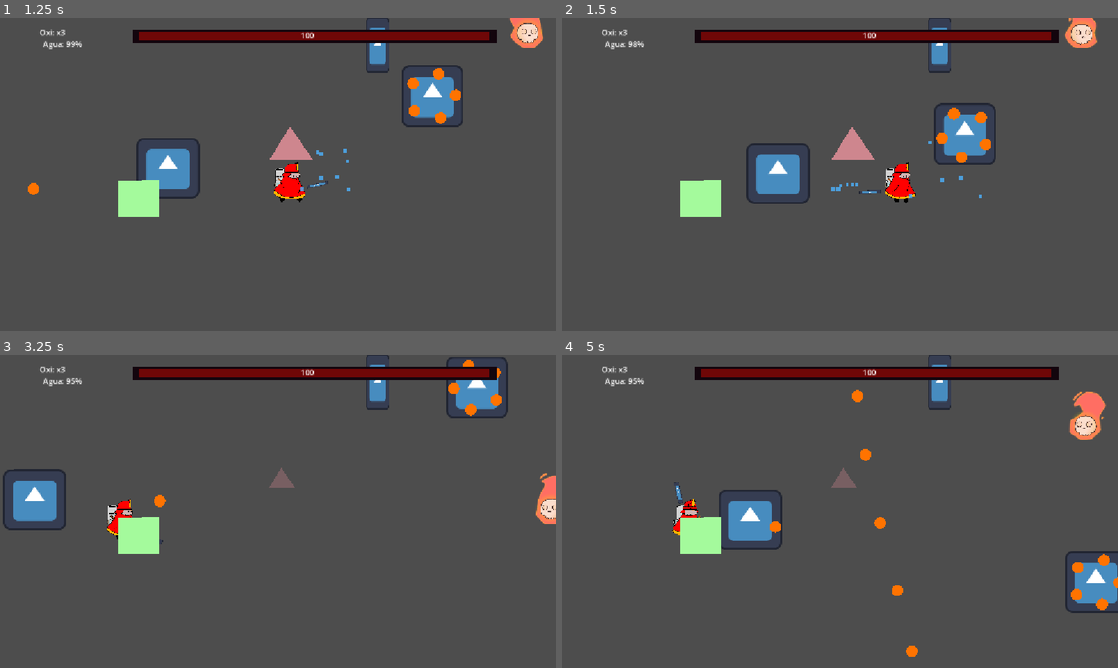
Above: before the commit, frames 1-4 (two rows, left to right).
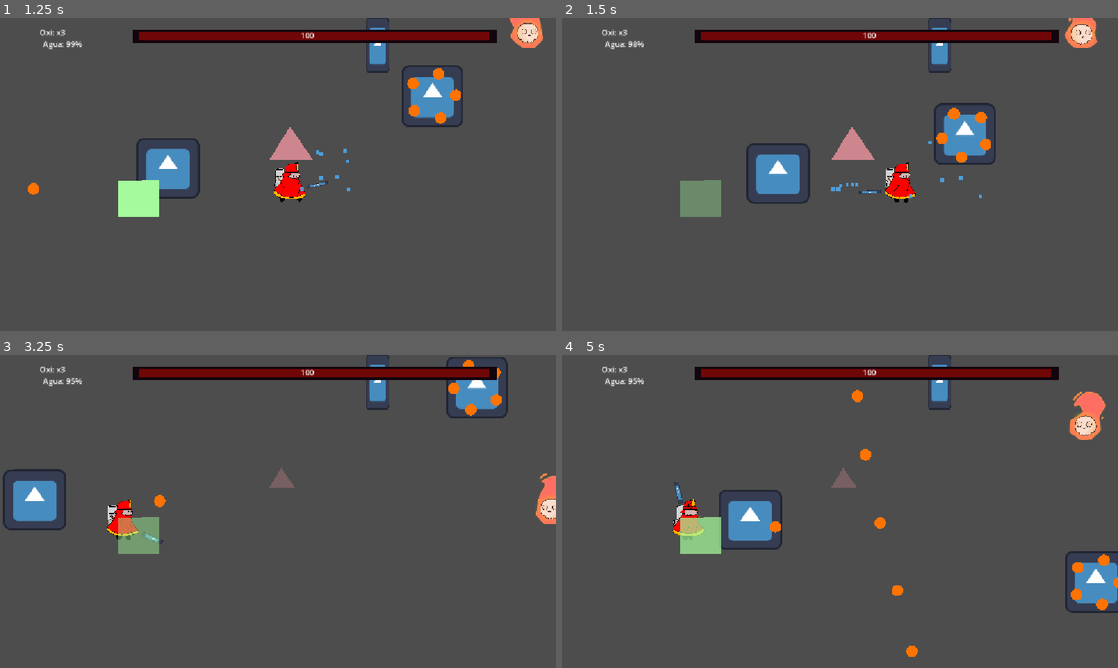
Above: after the commit, the same moments.

Repository: gsMolina02/GameJam
Game: Godot game, scene res://Scenes/escena_prueba.tscn
The game is run twice, just before and just after one commit, with the same random seed, the same clock (stepped at 60 frames per second) and the same inputs. This scene is started directly instead of the project's main scene. The engine's default icon, where the game draws it, is replaced by a stand-in: a white triangle on a blue panel in a dark square.
Inputs (mouse positions are in pixels of both pictures, inside the frame that each line leads up to):
- Up to frame 1 (1.25 s): tap Enter (ui_accept) at 0.5, 0.77, 0.8, 1.07 s; move the mouse to (400, 158) at 0.52 s; hold D (right) from 0.53 s (still down); hold Space (ui_select) from 0.53 s (still down); click (400, 158) at 0.67 s
- Up to frame 2 (1.5 s): keep holding D (right); move the mouse to (728, 190) at 1.27 s; release Space (ui_select) at 1.28 s; tap Enter (ui_accept) at 1.35 s; click (728, 190) at 1.42 s
- Up to frame 3 (3.25 s): tap Enter (ui_accept) at 1.52, 1.82, 2.3, 3.02 s; tap Space (ui_select) at 1.55, 3.05 s; move the mouse to (333, 442) at 2.02 s; release D (right) at 2.03 s; press the mouse at (333, 442) at 2.03 s; hold A (left) 2.03-2.78 s; move the mouse to (250, 574) at 2.77 s; release the mouse at (250, 574) at 2.78 s; hold D (right) from 2.78 s (still down); right-click (250, 574) at 2.85 s; click (250, 574) at 2.92 s
- Up to frame 4 (5 s): tap Enter (ui_accept) at 3.32, 3.77, 3.8, 4.07, 4.52, 4.82 s; move the mouse to (1006, 558) at 3.52 s; hold Space (ui_select) 3.53-4.28 s; click (1006, 558) at 3.67 s; move the mouse to (673, 464) at 4.27 s; release D (right) at 4.28 s; hold A (left) from 4.28 s (still down); tap Space (ui_select) at 4.35 s; click (673, 464) at 4.42 s

Frame 1 is identical in both runs. In frame 2, 0.9% of the frame differs, in the area x 21-29%, y 51-64%; in frame 3, 0.9%; in frame 4, 0.9%.

Commit message:
Incorporacion

Diff:
--- a/BomberoMichiGame/Scenes/Entities/tanque_oxigeno.tscn
+++ b/BomberoMichiGame/Scenes/Entities/tanque_oxigeno.tscn
@@ -6,6 +6,8 @@
 size = Vector2(83, 76)
 
 [node name="TanqueOxigeno" type="Area2D"]
+collision_layer = 2
+collision_mask = 1
 script = ExtResource("1_oo87y")
 
 [node name="Polygon2D" type="Polygon2D" parent="."]
--- a/BomberoMichiGame/Scenes/UI/death_escene.gd
+++ b/BomberoMichiGame/Scenes/UI/death_escene.gd
@@ -31,20 +31,29 @@
 	if pause_menu:
 		pause_menu.hide()
 
-# Manejar input para navegación con teclado
-func _input(event: InputEvent) -> void:
+# Manejar input para navegación con teclado - usar _unhandled_input para mayor prioridad
+func _unhandled_input(event: InputEvent) -> void:
+	# Solo procesar input de teclado/gamepad para el menú
 	if event.is_action_pressed("ui_left") or event.is_action_pressed("left"):
 		selected_button = 0  # Seleccionar "Sí"
 		_update_button_focus()
 		get_viewport().set_input_as_handled()
+		accept_event()
 	elif event.is_action_pressed("ui_right") or event.is_action_pressed("right"):
 		selected_button = 1  # Seleccionar "No"
 		_update_button_focus()
 		get_viewport().set_input_as_handled()
+		accept_event()
 	elif event.is_action_pressed("ui_accept") or event.is_action_pressed("ui_select"):
 		# Presionar el botón seleccionado
 		_press_selected_button()
 		get_viewport().set_input_as_handled()
+		accept_event()
+	else:
+		# Bloquear TODOS los demás inputs mientras el menú está activo
+		if event is InputEventKey or event is InputEventMouseButton or event is InputEventJoypadButton:
+			get_viewport().set_input_as_handled()
+			accept_event()
 
 # Actualizar el foco visual del botón
 func _update_button_focus() -> void:
--- a/BomberoMichiGame/Scripts/tanque_oxigeno.gd
+++ b/BomberoMichiGame/Scripts/tanque_oxigeno.gd
@@ -1,7 +1,53 @@
 # tanque_oxigeno.gd
 extends Area2D
 
+@onready var polygon = get_node_or_null("Polygon2D")
+@onready var sprite = get_node_or_null("Sprite2D")
+
+var player_nearby: bool = false
+var player_ref = null
+
 func _ready():
-	# Tarea 6.2: Identificar este objeto como "pickup_vida".
-	# El script 'player.gd' buscará este grupo.
+	# Identificar este objeto como "pickup_vida"
 	add_to_group("pickup_vida")
+
+	# Configurar colisiones
+	collision_layer = 2  # Capa 2 para ser detectado por el jugador
+	collision_mask = 1   # Detectar capa 1 (jugador)
+
+	# Conectar señales para detectar cuando el jugador está cerca
+	area_entered.connect(_on_area_entered)
+	area_exited.connect(_on_area_exited)
+
+	print("Tanque de oxígeno inicializado")
+
+func _on_area_entered(area):
+	# Detectar si es el Hitbox del jugador
+	if area.get_parent() and area.get_parent().is_in_group("player_main"):
+		player_nearby = true
+		player_ref = area.get_parent()
+
+func _on_area_exited(area):
+	# El jugador se alejó
+	if area.get_parent() and area.get_parent().is_in_group("player_main"):
+		player_nearby = false
+		player_ref = null
+
+func _process(_delta):
+	# Feedback visual si el jugador está cerca pero no puede recogerlo
+	if player_nearby and player_ref:
+		var visual_node = sprite if sprite else polygon
+		if visual_node:
+			# Si el jugador tiene vida máxima, hacer que el tanque parpadee
+			if player_ref.vida_actual >= player_ref.vida_maxima:
+				# Parpadeo sutil
+				var time = Time.get_ticks_msec() / 1000.0
+				visual_node.modulate.a = 0.5 + sin(time * 5.0) * 0.3
+			else:
+				# Normal si puede recogerlo
+				visual_node.modulate.a = 1.0
+	else:
+		# Restaurar opacidad normal cuando el jugador no está cerca
+		var visual_node = sprite if sprite else polygon
+		if visual_node:
+			visual_node.modulate.a = 1.0
--- a/BomberoMichiGame/personajes/personaje_base.gd
+++ b/BomberoMichiGame/personajes/personaje_base.gd
@@ -175,12 +175,15 @@
 		recibir_dano(1)
 		return
 
-	# Pickup de vida
+	# Pickup de vida (tanques de oxígeno)
 	if area.is_in_group("pickup_vida"):
-		# Si quieres que un pickup te reviva cuando estuviste a 0,
-		# cambia curar() para permitir curar aunque !vivo.
-		curar(1)
-		area.queue_free()
+		# Solo recoger si la vida no está al máximo
+		if vida_actual < vida_maxima:
+			curar(1)
+			area.queue_free()
+			print(self.name, " - Tanque de oxígeno recogido. Vida: ", vida_actual, "/", vida_maxima)
+		else:
+			print(self.name, " - Vida al máximo, no se puede recoger el tanque")
 		return
 
 # --- Dash functions (from main) ---
--- a/BomberoMichiGame/personajes/personaje_principal/personaje_principal.gd
+++ b/BomberoMichiGame/personajes/personaje_principal/personaje_principal.gd
@@ -224,6 +224,10 @@
 		water_particles.position = safe_hose_nozzle_offset
 
 func _physics_process(delta):
+	# Si el personaje está muerto, no procesar nada
+	if not vivo:
+		return
+
 	# Movimiento estándar (mover_personaje en la base maneja dash internamente)
 	mover_personaje(delta)
 
@@ -275,15 +279,8 @@
 	# keep_in_viewport()
 
 func _unhandled_input(event):
-	# Si el jugador está muerto, cualquier tecla reinicia la escena
-	if is_dead and event is InputEventKey and event.pressed:
-		get_tree().paused = false
-		var err = get_tree().reload_current_scene()
-		if err != OK:
-			# Fallback por si falla
-			var current = get_tree().get_current_scene()
-			if current and current.has_method("get_scene_file_path"):
-				get_tree().change_scene_to_file(current.get_scene_file_path())
+	# Si el jugador está muerto, no procesar ningún input (el menú de muerte maneja todo)
+	if not vivo:
 		return
 
 	# Detectar scroll del mouse para cambiar arma
@@ -293,6 +290,10 @@
 				switch_weapon()
 
 func _handle_input():
+	# Si el personaje está muerto, no procesar input
+	if not vivo:
+		return
+
 	# Intercambiar arma con Q
 	if Input.is_action_just_pressed("ui_focus_next"):  # Q por defecto
 		switch_weapon()
